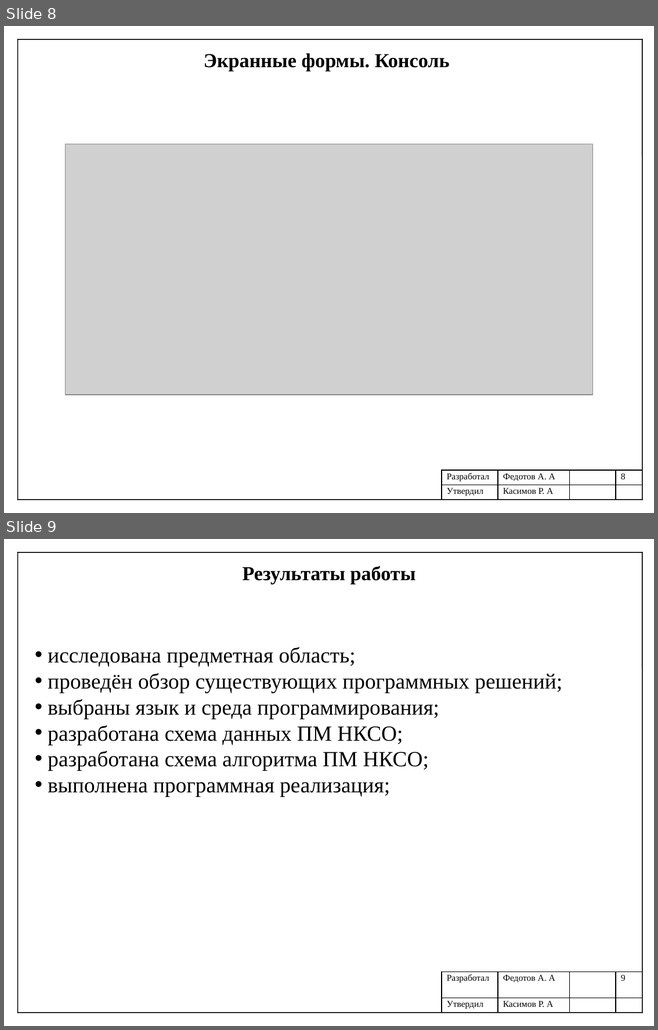
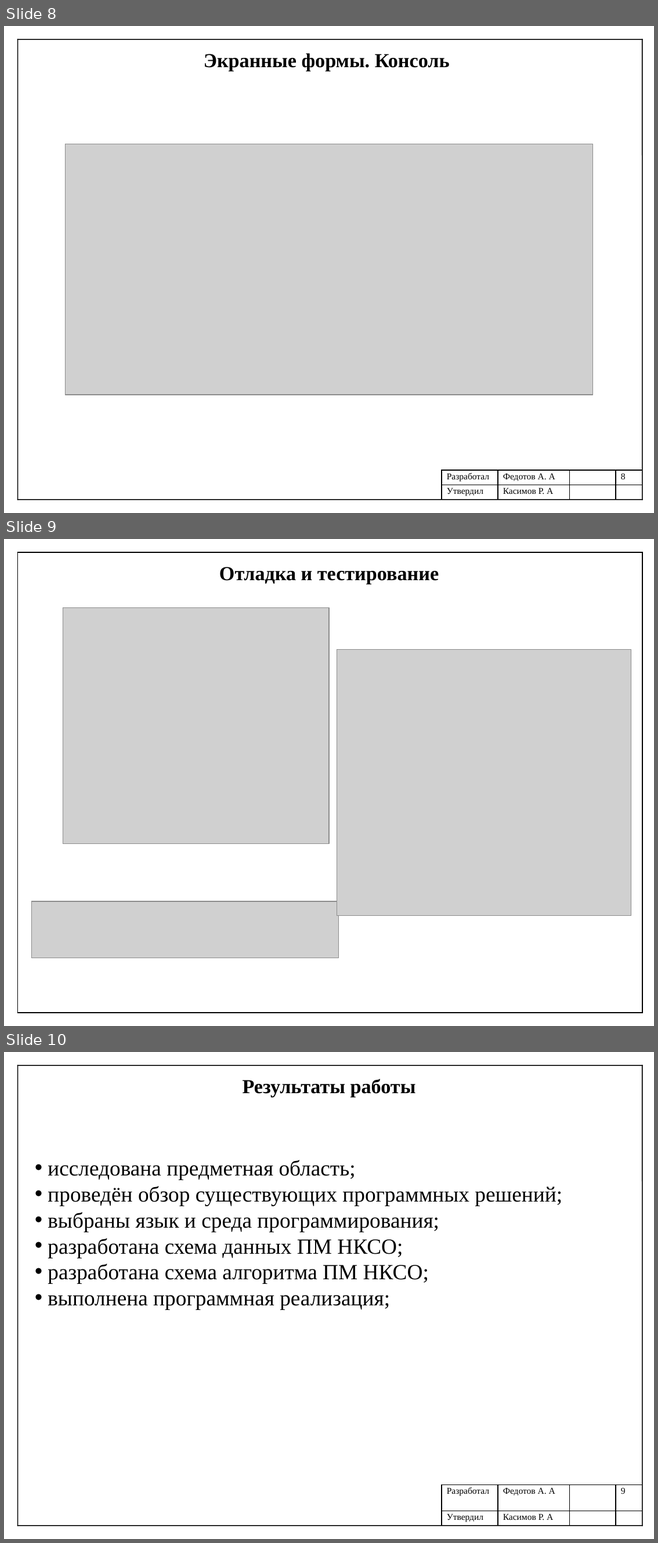
Before and after one commit to Shurpumpel/diplom, a slide deck: крайняя/Федотов_ПИН-41_Презентация.pptx. Shown one above the other, each under a label of ours: slides 8 and 9 before the commit, slides 8, 9 and 10 after it. The pictures are 658x1030 and 658x1543 pixels, drawn with LibreOffice and Linux fonts; fonts in the diff are those of the drawing; grey boxes stand for pictures. Boxes give left, top, right and bottom in pixels: in the first picture for what was removed or moved away, otherwise in the second. Text is boxed around its words. In the diff, an @@ line names an element or a change of style, - is before the commit and + after.

Commit message:
add debug in presentaion

```diff
--- a/крайняя/Федотов_ПИН-41_Презентация.pptx
+++ b/крайняя/Федотов_ПИН-41_Презентация.pptx
@@ slide 9 added at [4,539,654,1026], background #FFFFFF @@
@@ line added from (18, 553) to (18, 1012), #000000 1 pt @@
@@ line added from (18, 553) to (642, 553), #000000 1 pt @@
@@ line added from (642, 553) to (642, 1012), #000000 1 pt @@
@@ text added at [219,567,438,584], 22 pt, text #000000, bold @@
+Отладка и тестирование
@@ picture added at [63,608,329,844] @@
@@ picture added at [336,649,631,916] @@
@@ picture added at [31,901,338,958] @@
@@ line added from (18, 1012) to (642, 1012), #000000 1 pt @@
@@ what was slide 9 is now slide 10 @@
```
